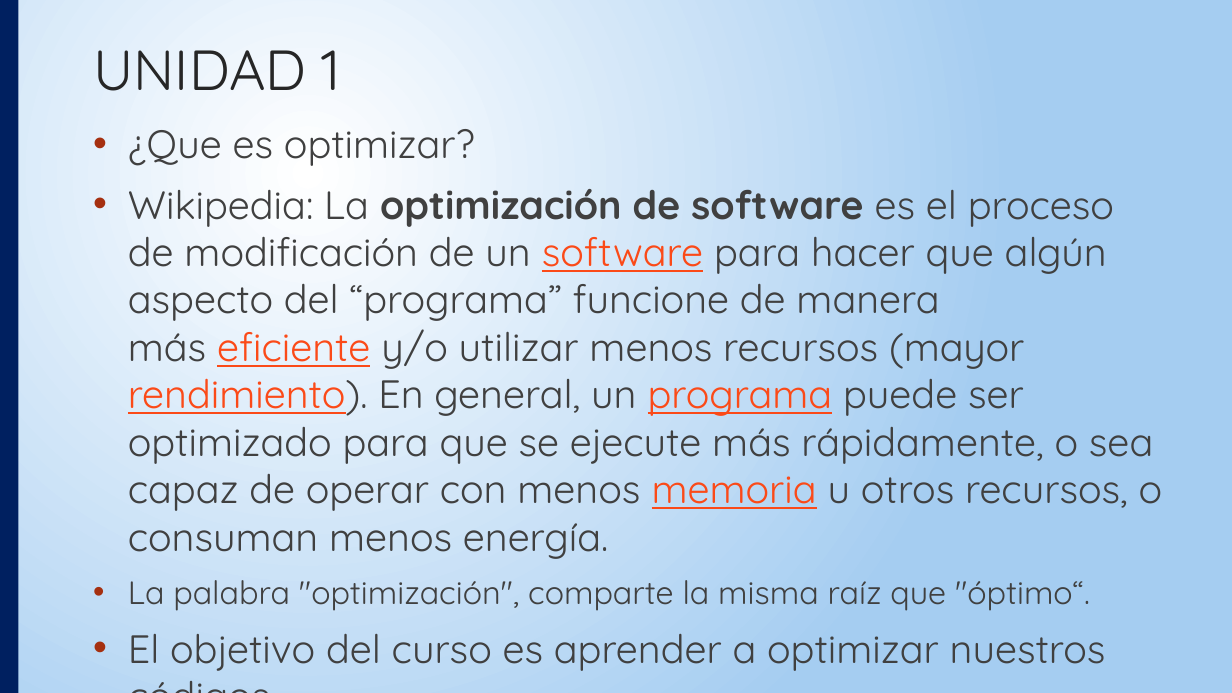
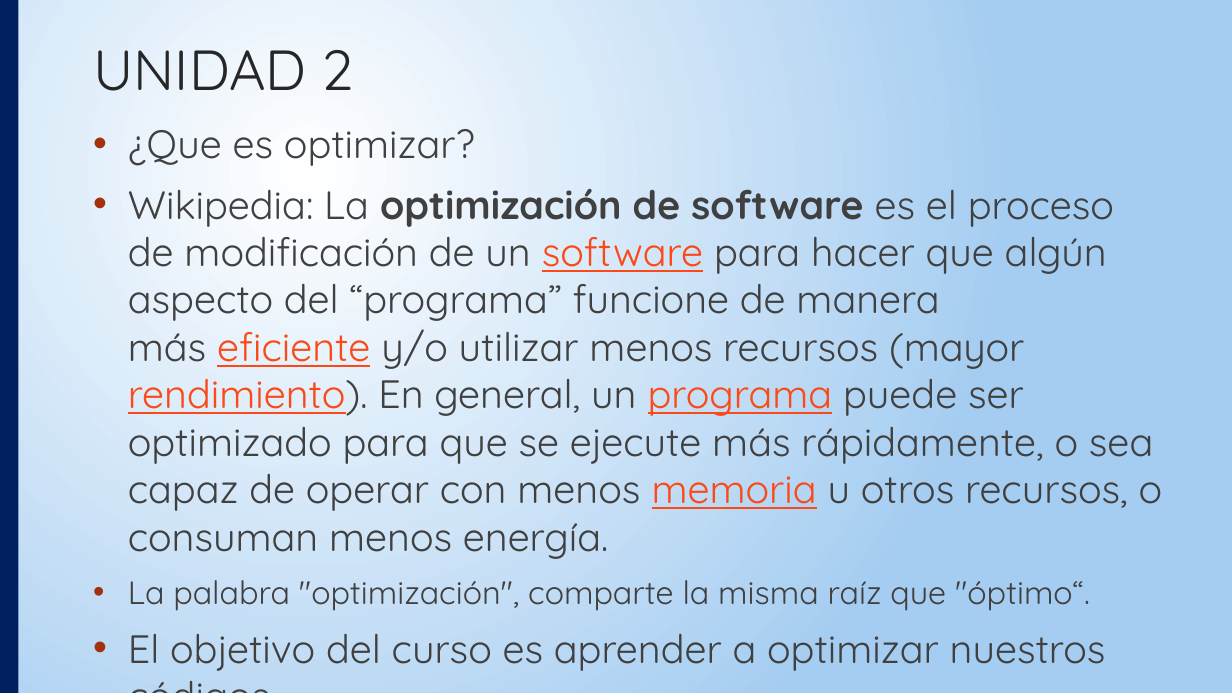
Before and after one commit to echuc/TecnicasProgramacion_UPB, a slide deck: slide 4 of Técnicas de Programación SESIONES UNIDAD 2.pptx (slide 5 before the commit). Drawn at 1232x693 pixels with LibreOffice and Linux fonts; fonts in the diff are those of the drawing. Boxes give left, top, right and bottom in pixels: in the first picture for what was removed or moved away, otherwise in the second. Text is boxed around its words. In the diff, an @@ line names an element or a change of style, - is before the commit and + after.

Commit message:
Tema regularizacion unidad 1 Prog Estruc

```diff
--- a/Técnicas de Programación SESIONES UNIDAD 2.pptx
+++ b/Técnicas de Programación SESIONES UNIDAD 2.pptx
@@ title at [94,50,354,91]: text changed @@
-UNIDAD 1
+UNIDAD 2
```
Also in this commit, not shown: 2 other slides changed, 2 slides removed.
